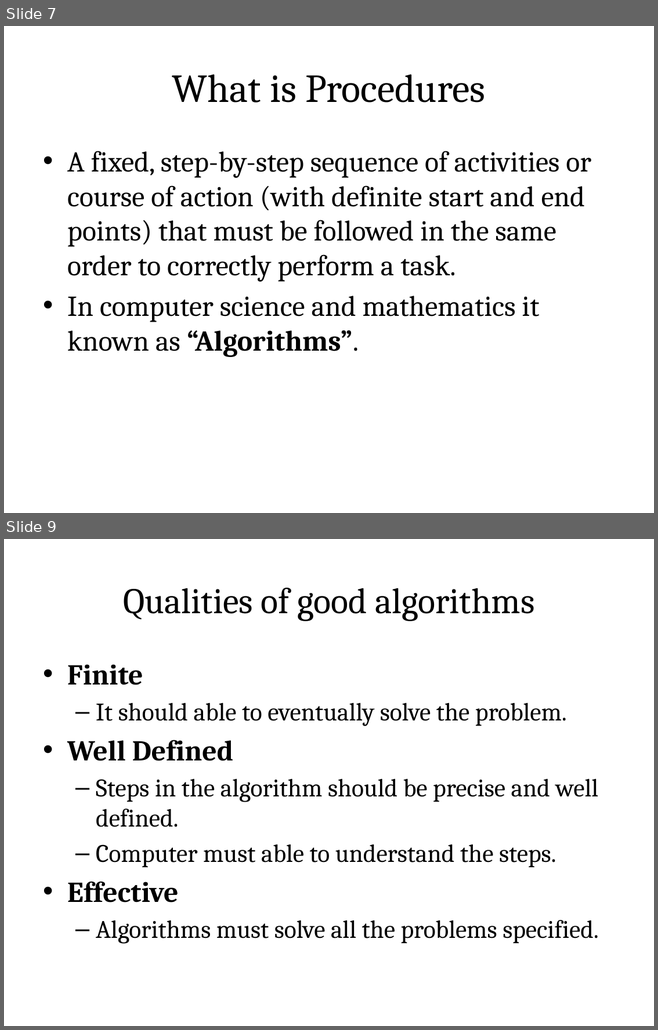
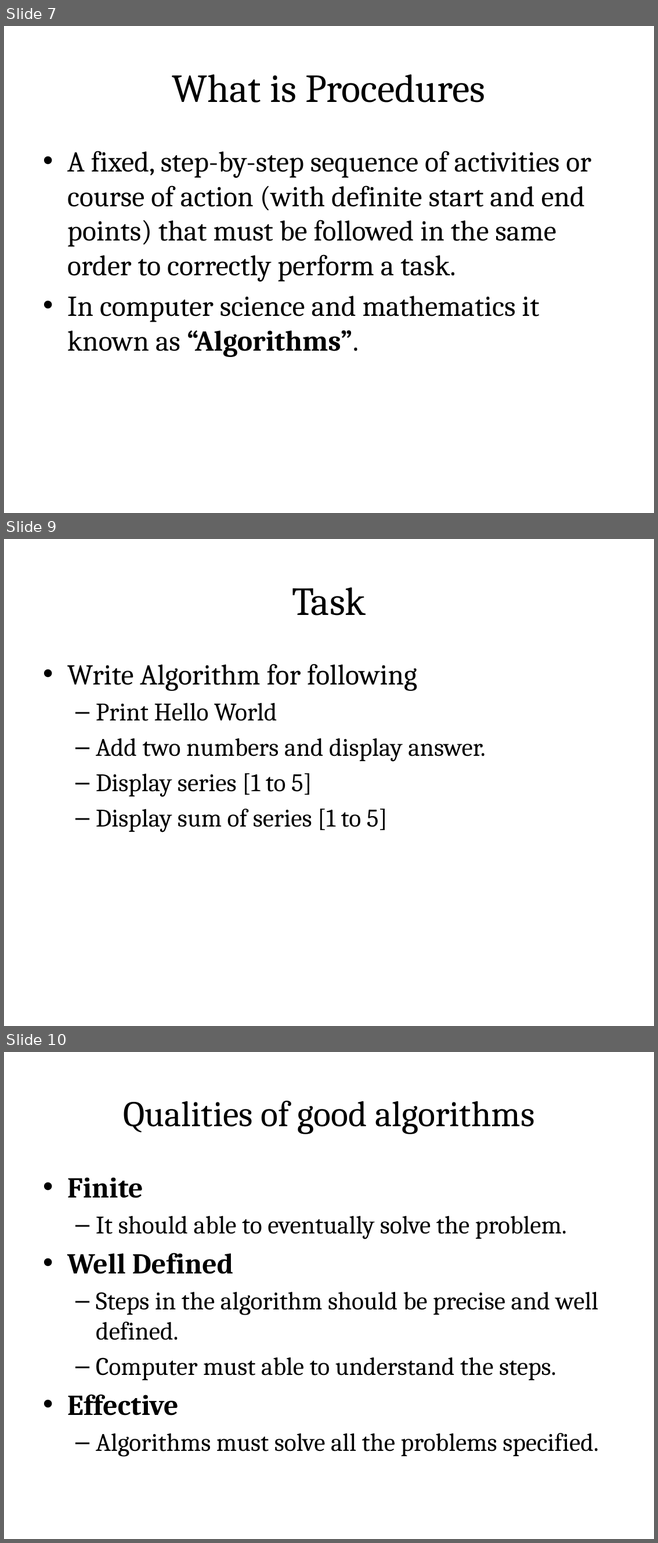
Before and after one commit to rajasekaran36/GE8151-Problem-Solving-and-Python-Programming, a slide deck: Slides/Unit 1/GE8151-U1-1-Algorithms.pptx. Shown one above the other, each under a label of ours: slides 7 and 9 before the commit, slides 7, 9 and 10 after it; the slides between them are not shown. The pictures are 658x1030 and 658x1543 pixels, drawn with LibreOffice and Linux fonts; fonts in the diff are those of the drawing. Boxes give left, top, right and bottom in pixels: in the first picture for what was removed or moved away, otherwise in the second. Text is boxed around its words. In the diff, an @@ line names an element or a change of style, - is before the commit and + after.

```diff
--- a/Slides/Unit 1/GE8151-U1-1-Algorithms.pptx
+++ b/Slides/Unit 1/GE8151-U1-1-Algorithms.pptx
@@ slide 9 added at (x1=4, y1=539, x2=654, y2=1026), background #FFFFFF @@
@@ title added at (x1=36, y1=559, x2=621, y2=640), fill gradient #DAFDA7 to #E4FCC2 to #F5FFE7, outline #98B955 0.75 pt, 44 pt, text #000000 @@
+Task
@@ text added at (x1=67, y1=664, x2=485, y2=832), 28 pt, text #000000 @@
+• Write Algorithm for following
+  – Print Hello World
+  – Add two numbers and display answer.
+  – Display series [1 to 5]
+  – Display sum of series [1 to 5]
@@ what was slide 9 is now slide 10 @@
```
Also in this commit, not shown: 1 slide changed, 2 other files.
